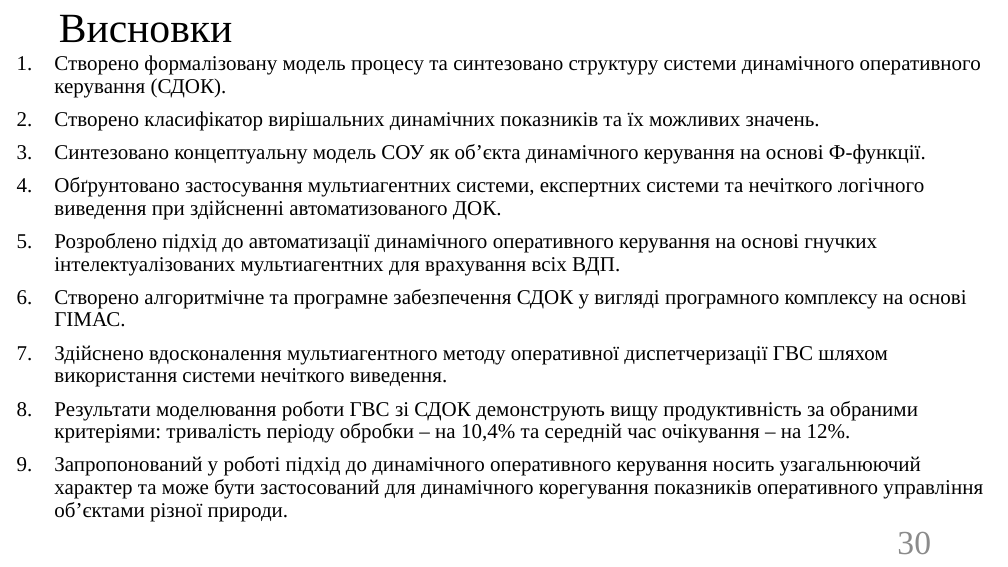
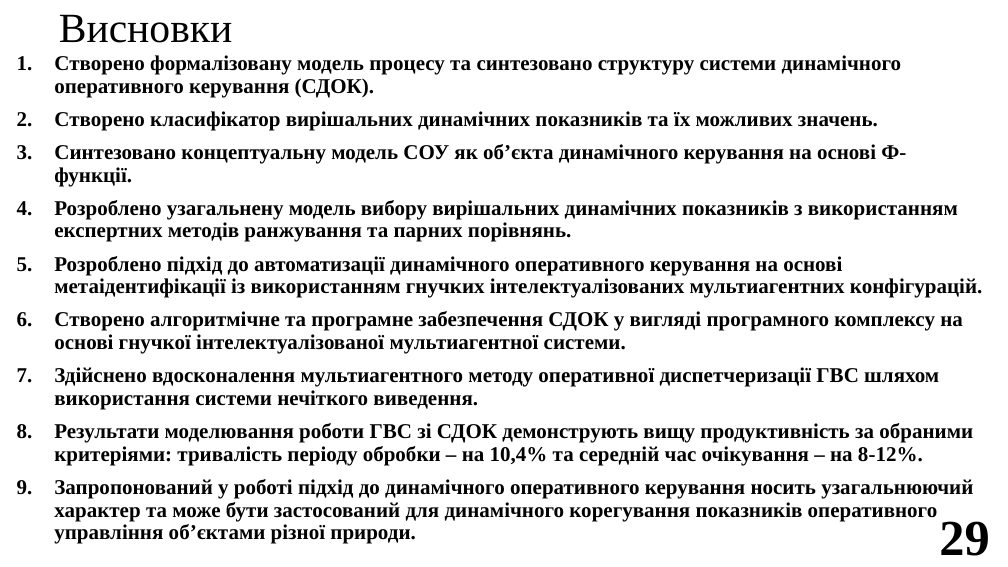
Before and after one commit to SPS-ik/diss, a slide deck: slide 29 of !pres.pptx (slide 30 before the commit). Drawn at 1008x567 pixels with LibreOffice and Linux fonts; fonts in the diff are those of the drawing. Boxes give left, top, right and bottom in pixels: in the first picture for what was removed or moved away, otherwise in the second. Text is boxed around its words. In the diff, an @@ line names an element or a change of style, - is before the commit and + after.

```diff
--- a/!pres.pptx
+++ b/!pres.pptx
@@ text at (54,55,973,544): bold on in "Створено формалізовану модель процесу та синтезовано структу ...", "Створено класифікатор вирішальних динамічних показників та ї ...", "Синтезовано концептуальну модель СОУ як об’єкта динамічного ...", "Здійснено вдосконалення мультиагентного методу оперативної д ..." and 1 more places @@
@@ text at (54,200,982,354): text changed; bold on @@
-4. Обґрунтовано застосування мультиагентних системи, експертних системи та нечіткого логічного виведення при здійсненні автоматизованого ДОК.
-5. Розроблено підхід до автоматизації динамічного оперативного керування на основі гнучких інтелектуалізованих мультиагентних для врахування всіх ВДП.
-6. Створено алгоритмічне та програмне забезпечення СДОК у вигляді програмного комплексу на основі ГІМАС.
+4. Розроблено узагальнену модель вибору вирішальних динамічних показників з використанням експертних методів ранжування та парних порівнянь.
+5. Розроблено підхід до автоматизації динамічного оперативного керування на основі метаідентифікації із використанням гнучких інтелектуалізованих мультиагентних конфігурацій.
+6. Створено алгоритмічне та програмне забезпечення СДОК у вигляді програмного комплексу на основі гнучкої інтелектуалізованої мультиагентної системи.
@@ text at (54,423,973,466): text changed; bold on @@
-8. Результати моделювання роботи ГВС зі СДОК демонструють вищу продуктивність за обраними критеріями: тривалість періоду обробки – на 10,4% та середній час очікування – на 12%.
+8. Результати моделювання роботи ГВС зі СДОК демонструють вищу продуктивність за обраними критеріями: тривалість періоду обробки – на 10,4% та середній час очікування – на 8-12%.
@@ page number removed at (897,532,931,554) @@
-30
@@ page number added at (939,521,989,556), 48 pt, text #000000, bold @@
+29
```
Also in this commit, not shown: 28 other slides changed, 1 slide added, 1 slide removed.
